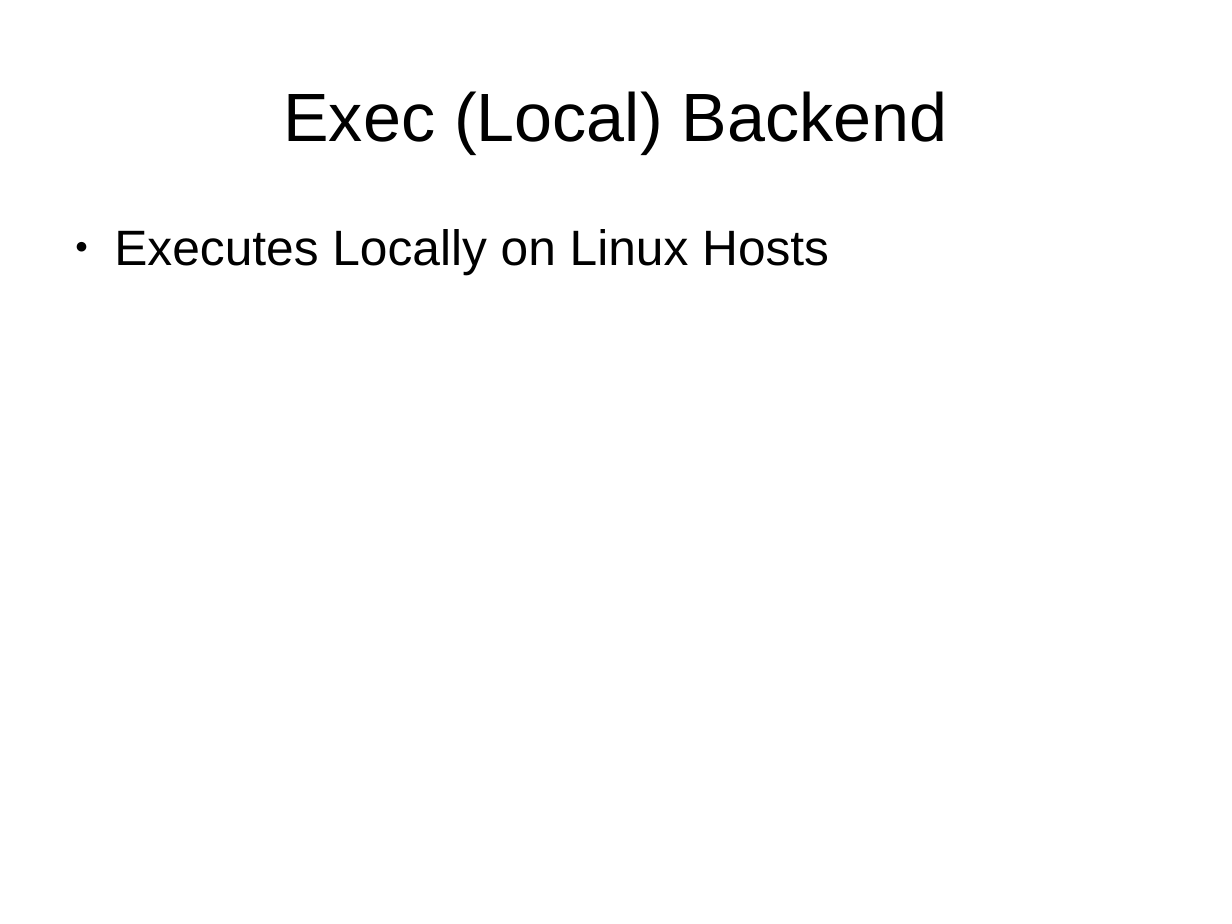
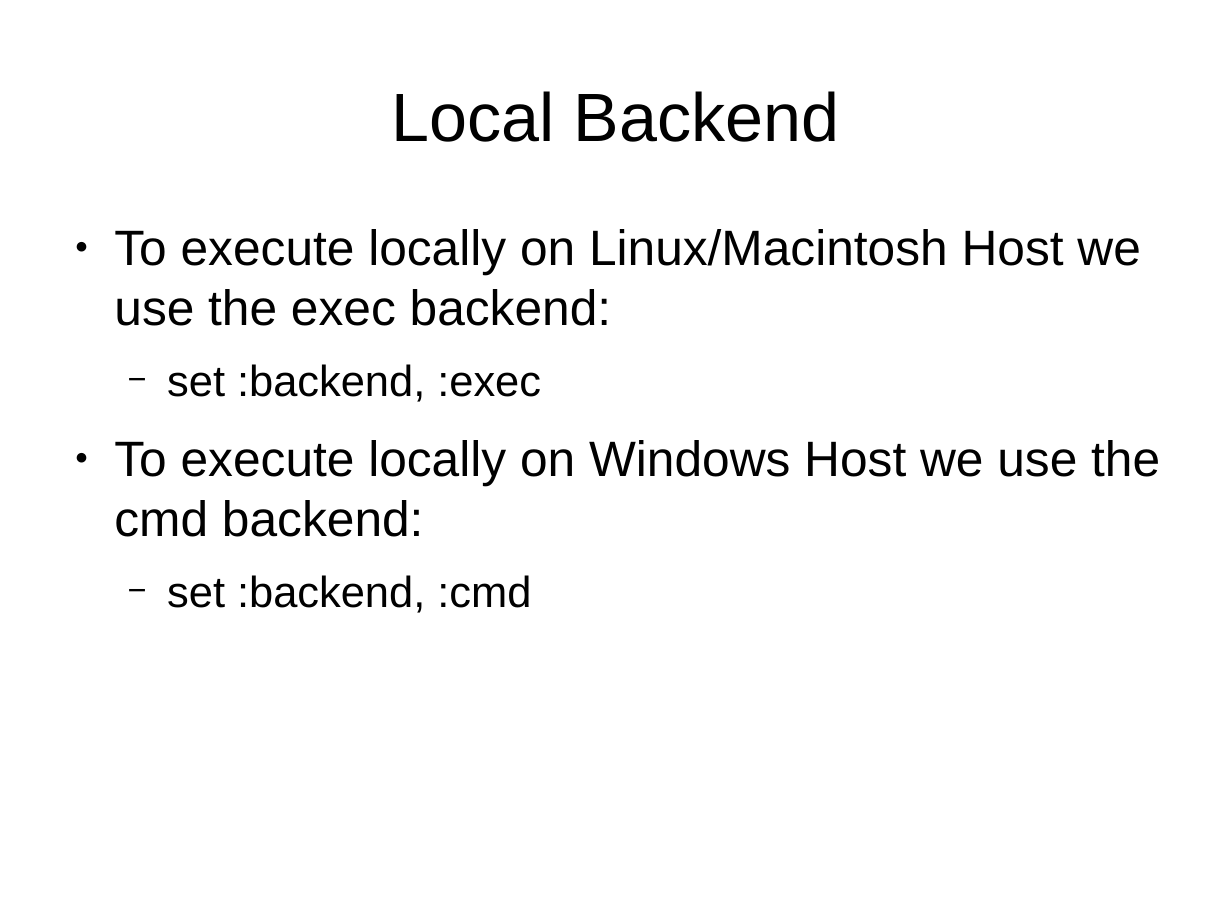
Before and after one commit to andrewwardrobe/ServerSpecDemo, a slide deck: slide 6 of Slides.odp. Drawn at 1232x924 pixels with LibreOffice and Linux fonts; fonts in the diff are those of the drawing. Boxes give left, top, right and bottom in pixels: in the first picture for what was removed or moved away, otherwise in the second. Text is boxed around its words. In the diff, an @@ line names an element or a change of style, - is before the commit and + after.

```diff
--- a/Slides.odp
+++ b/Slides.odp
@@ title at [392, 91, 840, 142]: text changed @@
-Exec (Local) Backend
+Local Backend
@@ text at [114, 229, 1160, 613]: text changed @@
-● Executes Locally on Linux Hosts
+● To execute locally on Linux/Macintosh Host we use the exec backend:
+  − set :backend, :exec
+● To execute locally on Windows Host we use the cmd backend:
+  − set :backend, :cmd
```
Also in this commit, not shown: 2 other slides changed, 4 slides added, 3 slides removed.
